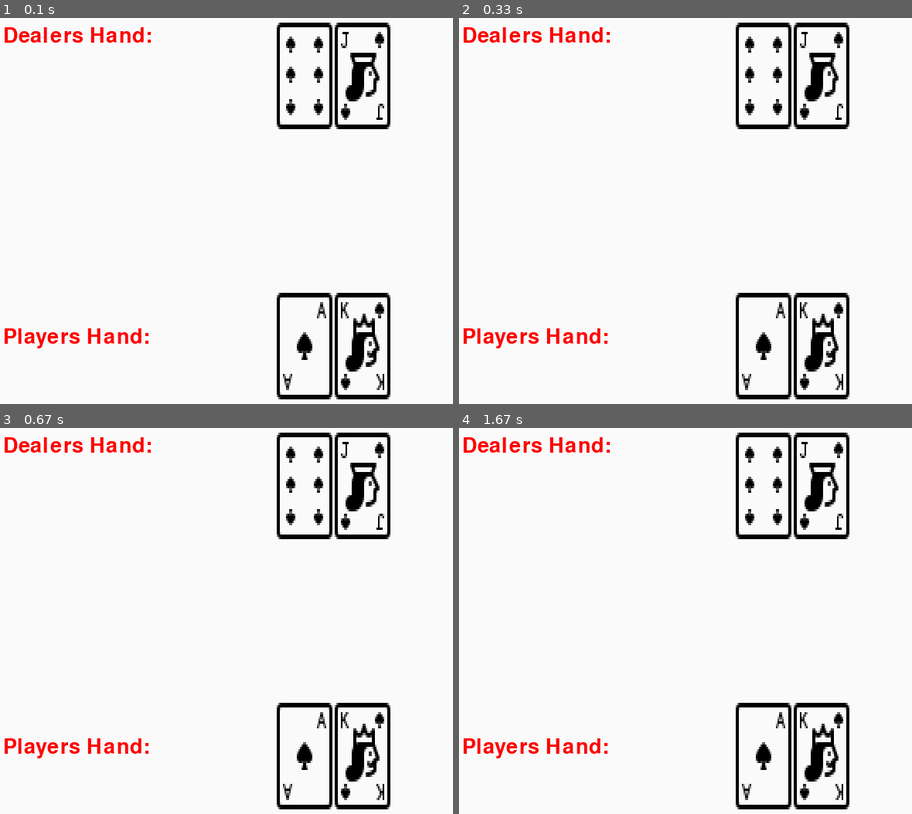
Above: before the commit, frames 1-4 (two rows, left to right).
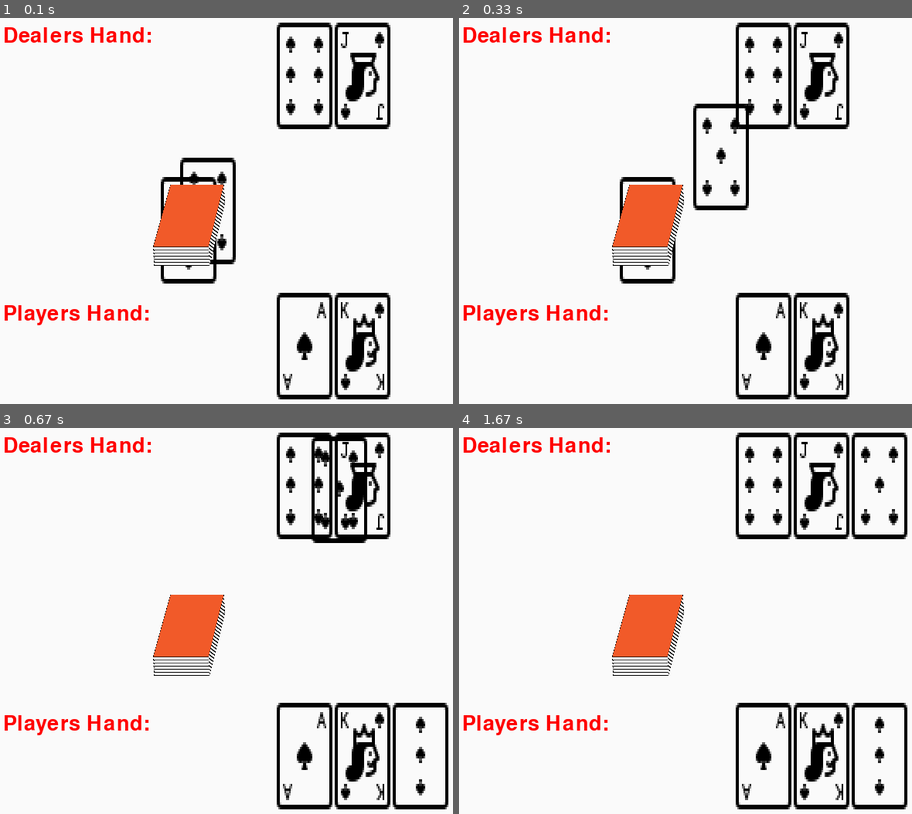
Above: after the commit, the same moments.

Repository: macardinale4/BlackJack
Game: pygame game, started from BlackJackCode.py
Two runs of this game, one before a commit and one after it. Both use one fixed random seed, a clock stepped at 60 frames per second and the inputs below.
Inputs (mouse positions are in pixels of both pictures, inside the frame that each line leads up to):
- Up to frame 1 (0.1 s): no input
- Up to frame 2 (0.33 s): no input
- Up to frame 3 (0.67 s): click (190, 640) at 0.38 s
- Up to frame 4 (1.67 s): no input

The runs differ from the first frame. In frame 1, 4.4% of the frame differs, in the area x 1-53%, y 36-86%; in frame 2, 4.7%; in frame 3, 5.0%; in frame 4, 5.1%, in the area x 1-99%, y 1-99%.

Commit message:
Added new cards, and a few movements

Diff:
--- a/BlackJackCode.py
+++ b/BlackJackCode.py
@@ -8,6 +8,7 @@
 WIN = pygame.display.set_mode((WIDTH, HEIGHT))
 pygame.display.set_caption("BlackJack")
 FPS = 60
+VEL = 7 #Velocity of how face card is drawn
 PLAYER_FONT = pygame.font.SysFont('comicsans', 40)
 CARD_WIDTH, CARD_HEIGHT = 100, 150
 
@@ -19,23 +20,51 @@
 Jack_Of_Spades = pygame.transform.scale(Jack_Of_Spades_Image, (CARD_WIDTH, CARD_HEIGHT))
 Six_Of_Spades_Image = pygame.image.load(os.path.join('BlackJackAssets', '6OfSpades.png'))
 Six_Of_Spades = pygame.transform.scale(Six_Of_Spades_Image, (CARD_WIDTH, CARD_HEIGHT))
-
-
-def draw_window():
+Five_Of_Spades_Image = pygame.image.load(os.path.join('BlackJackAssets', '5OfSpades.png'))
+Five_Of_Spades = pygame.transform.scale(Five_Of_Spades_Image, (CARD_WIDTH, CARD_HEIGHT))
+Three_Of_Spades_Image = pygame.image.load(os.path.join('BlackJackAssets', '3OfSpades.png'))
+Three_Of_Spades = pygame.transform.scale(Three_Of_Spades_Image, (CARD_WIDTH, CARD_HEIGHT))
+Deck_Image = pygame.image.load(os.path.join('BlackJackAssets', 'Deck.png'))
+Deck = pygame.transform.scale(Deck_Image, (CARD_WIDTH, CARD_HEIGHT))
+
+
+def draw_window(dealer_new_card, player_new_card):
   WIN.fill((250, 250, 250))
   WIN.blit(Ace_Of_Spades, (350, 350))
   WIN.blit(King_Of_Spades, (425, 350))
   WIN.blit(Jack_Of_Spades, (425, 0))
   WIN.blit(Six_Of_Spades, (350, 0))
+  WIN.blit(Five_Of_Spades, (dealer_new_card.x, dealer_new_card.y))
+  WIN.blit(Three_Of_Spades, (player_new_card.x, player_new_card.y))
+  WIN.blit(Deck, (200, 200))
   player_text = PLAYER_FONT.render("Players Hand: ", 1, (255, 0, 0))
   dealer_text = PLAYER_FONT.render("Dealers Hand: ", 1, (255, 0, 0))
-  WIN.blit(player_text, (10, 400))
+  WIN.blit(player_text, (10, 370))
   WIN.blit(dealer_text, (10, 10))
 
-
   pygame.display.update()
 
+def dealer_draw_card(card):
+  if card.x != 500:
+    card.x += 5
+  if card.y != 0:
+    card.y -= 5
+  #Keep adding each value as long as it doesnt hit final x/y
+  #I think this keeps looping even when done, could be a problem
+
+def player_draw_card(card):
+  while card.x != 500 or card.y != HEIGHT-150:
+    if card.x != 500:
+      card.x += 5
+    if card.y != HEIGHT-150:
+      card.y += 5
+  print("Done")
+  print(card.x, card.y)
+
 def main():
+  pos = 0, 0
+  newcard = pygame.Rect(200, 200, CARD_WIDTH, CARD_HEIGHT)
+  deck_top_card = pygame.Rect(200, 200, CARD_WIDTH, CARD_HEIGHT)
   clock = pygame.time.Clock()
   run = True
   while run:
@@ -44,8 +73,16 @@
         if event.type == pygame.QUIT: #if quit stop running
             run = False
             exit() #Ends entire code
-
-    draw_window()
+        if event.type == pygame.MOUSEBUTTONDOWN:
+          pos = pygame.mouse.get_pos()
+
+
+    if deck_top_card.collidepoint(pos):
+      player_draw_card(deck_top_card)
+    dealer_draw_card(newcard)
+    #player_draw_card(deck_top_card)
+    draw_window(newcard, deck_top_card)
+    #print(deck_top_card.x, deck_top_card.y)
 
   pygame.quit()
 
Binary file added: BlackJackAssets/3OfSpades.png
Binary file added: BlackJackAssets/5OfSpades.png
Binary file added: BlackJackAssets/Deck.png
Not shown, added: BlackJackAssets/.DS_Store
